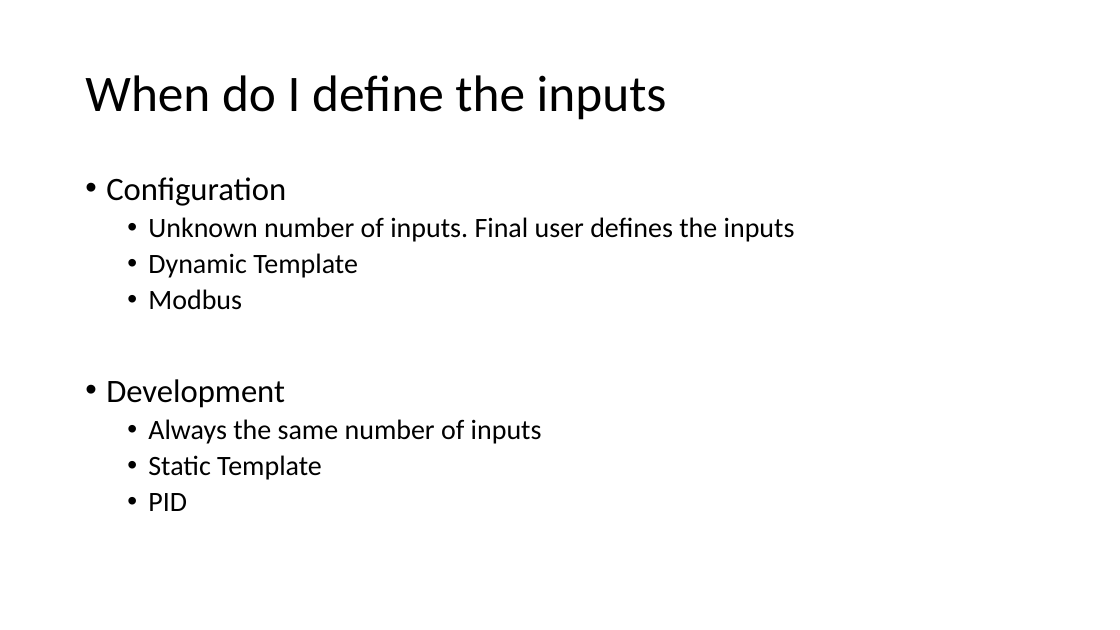
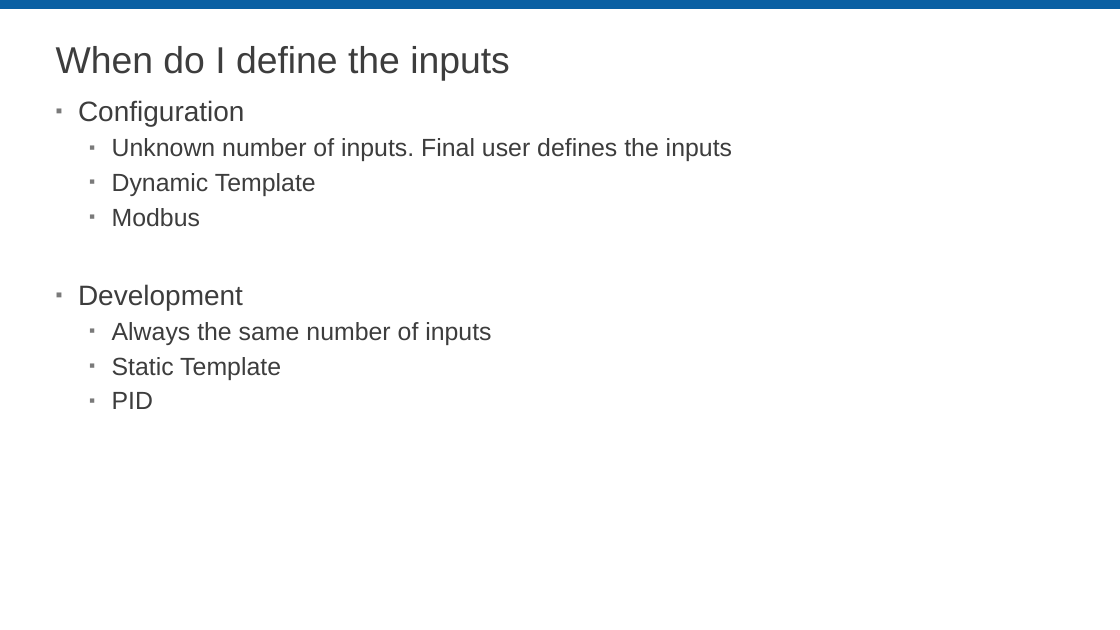
Before and after one commit to LabVIEW-DCAF/Documentation, a slide deck: slide 6 of Trunk/Getting Started Material/DCAF Training/5 Module Reuse.pptx (slide 5 before the commit). Drawn at 1120x630 pixels with LibreOffice and Linux fonts; fonts in the diff are those of the drawing; background and template pictures are left out. Boxes give left, top, right and bottom in pixels: in the first picture for what was removed or moved away, otherwise in the second. Text is boxed around its words. In the diff, an @@ line names an element or a change of style, - is before the commit and + after.

```diff
--- a/Trunk/Getting Started Material/DCAF Training/5 Module Reuse.pptx
+++ b/Trunk/Getting Started Material/DCAF Training/5 Module Reuse.pptx
@@ rectangle added at box(0, 0, 1120, 9), fill #0A60A3 @@
@@ title "When do I define the ...": place and size @@
-title "When do I define the ..." at box(85, 75, 667, 120)
+title "When do I define the ..." at box(56, 46, 510, 81)
@@ title "When do I define the ..." at box(56, 46, 510, 81): size 44 to 32 pt, font Calibri to Arial, text colour #000000 to #3D3D3D @@
@@ text "Configuration": place and size @@
-text "Configuration" at box(106, 177, 795, 511)
+text "Configuration" at box(78, 100, 732, 409)
@@ text "Configuration" at box(78, 100, 732, 409): size 28 to 24 pt in "Configuration", "Development"; font Calibri to Arial, text colour #000000 to #3D3D3D; size 24 to 21.3 pt in "Unknown number of inputs. Final user defines ...", "Dynamic Template", "Modbus", "Always the same number of inputs" and 2 more places; bullet • to ▪; line spacing 0.9 to 1; less space between paragraphs; more space between paragraphs @@
```
Also in this commit, not shown: 2 other slides changed, 3 slides added, 2 slides removed.
